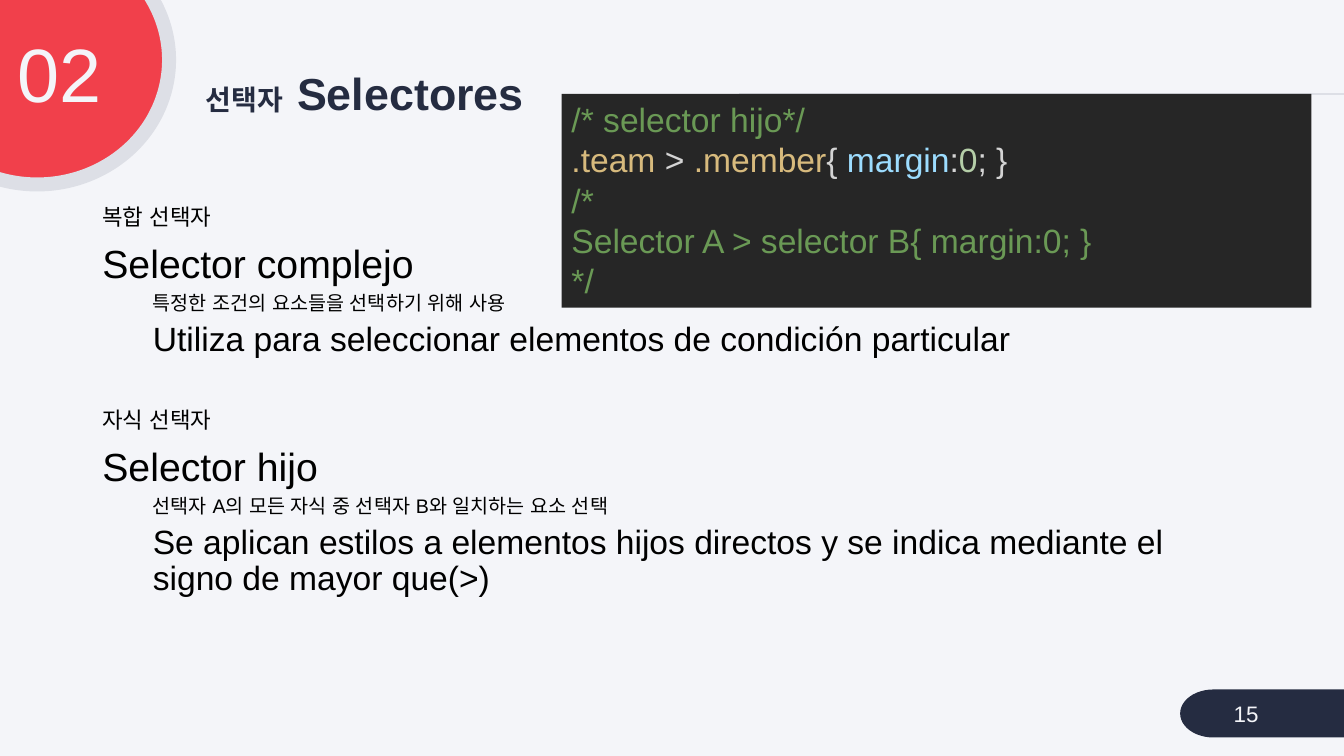
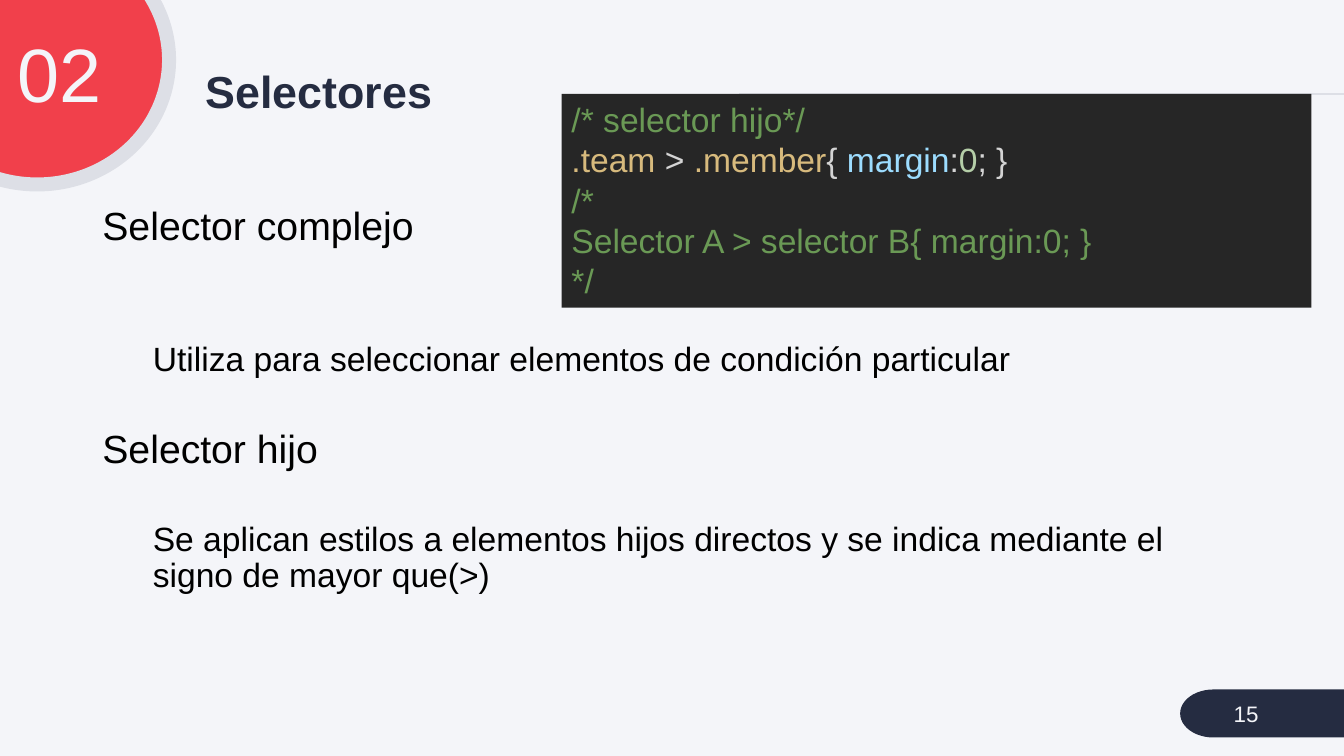
Before and after one commit to cialafamilia/practica, a slide deck: slide 15 of ppt/1908 CSS.pptx. Drawn at 1344x756 pixels with LibreOffice and Linux fonts; fonts in the diff are those of the drawing. Boxes give left, top, right and bottom in pixels: in the first picture for what was removed or moved away, otherwise in the second. Text is boxed around its words. In the diff, an @@ line names an element or a change of style, - is before the commit and + after.

```diff
--- a/ppt/1908 CSS.pptx
+++ b/ppt/1908 CSS.pptx
@@ title at (x1=206, y1=75, x2=432, y2=109): text changed @@
-선택자 Selectores
+Selectores
@@ text at (x1=102, y1=206, x2=212, y2=227): paragraph removed @@
-복합 선택자
@@ text at (x1=153, y1=293, x2=505, y2=312): paragraph removed @@
-  특정한 조건의 요소들을 선택하기 위해 사용
@@ text at (x1=102, y1=409, x2=212, y2=430): paragraph removed @@
-자식 선택자
@@ text at (x1=153, y1=496, x2=608, y2=515): paragraph removed @@
-  선택자 A의 모든 자식 중 선택자 B와 일치하는 요소 선택
```
Also in this commit, not shown: 21 other slides changed, 5 other files.
